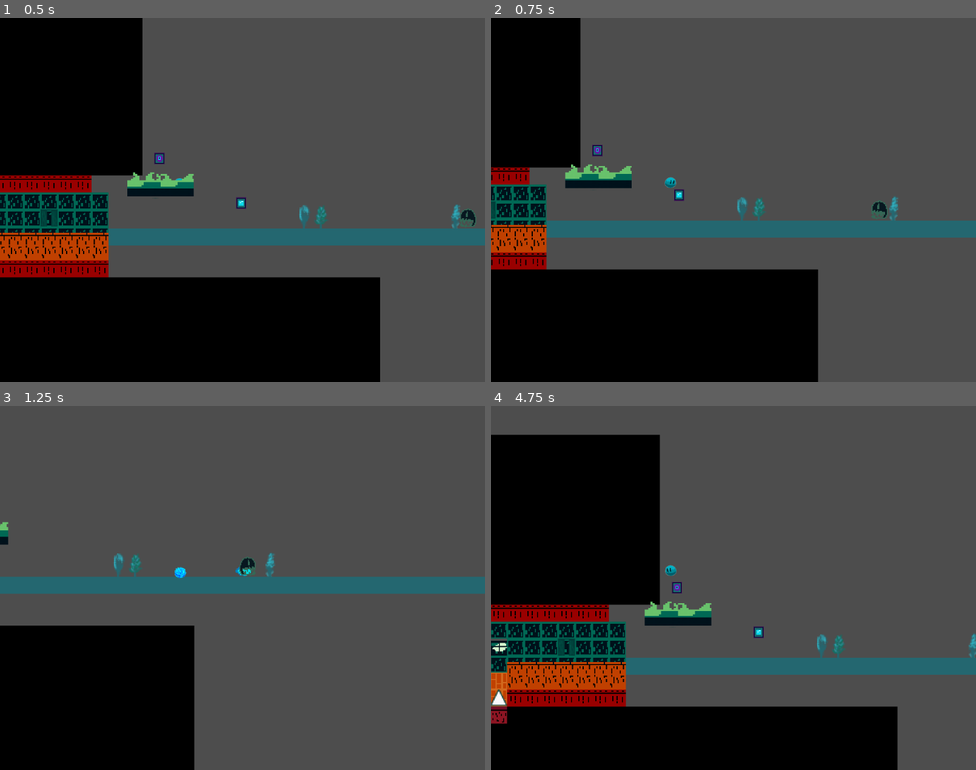
Above: before the commit, frames 1-4 (two rows, left to right).
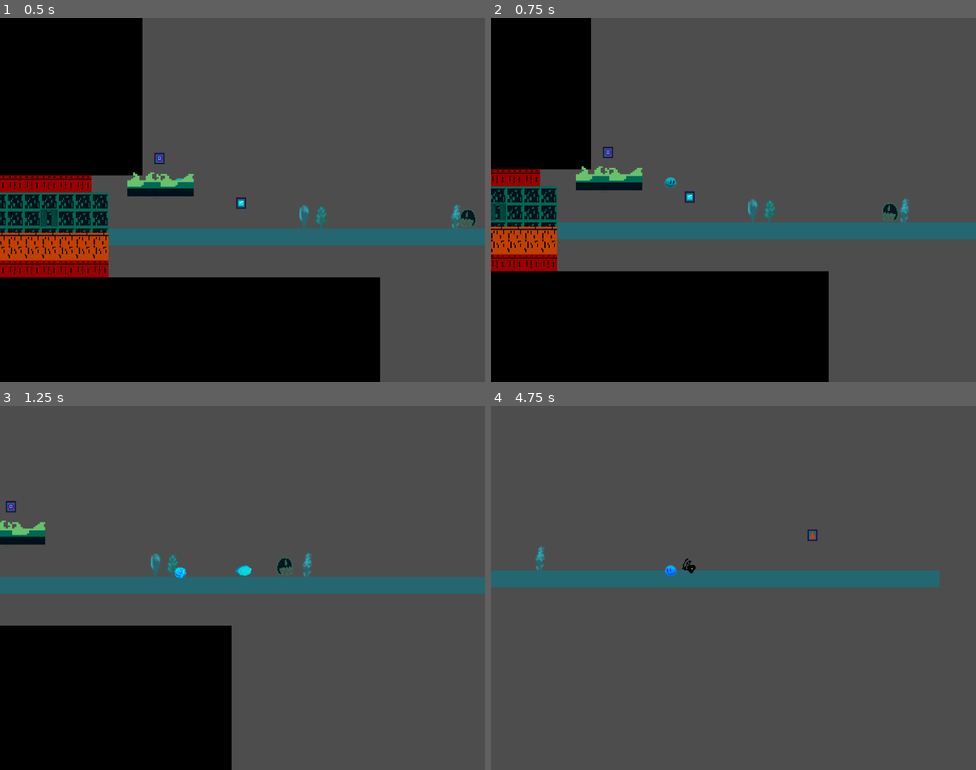
Above: after the commit, the same moments.

Repository: floriancaro/Jame-Gam-June-2024
Game: Godot game, scene res://scenes/main.tscn
Two runs of this game, one before a commit and one after it. Both use one fixed random seed, a clock stepped at 60 frames per second and the inputs below.
Inputs:
- Up to frame 1 (0.5 s): no input
- Up to frame 2 (0.75 s): hold D (move_right) from 0.53 s (still down); hold M (ability) from 0.53 s (still down)
- Up to frame 3 (1.25 s): keep holding D (move_right); keep holding M (ability); tap Space (jump) at 0.77 s
- Up to frame 4 (4.75 s): release M (ability) at 1.28 s; tap M (ability) at 1.35, 2.85, 4.35 s; tap Space (jump) at 1.52, 3.02, 3.77, 4.52 s; release D (move_right) at 2.03 s; hold A (move_left) 2.03-2.78 s; hold M (ability) 2.03-2.78 s; hold D (move_right) 2.78-4.28 s; hold M (ability) 3.53-4.28 s; hold A (move_left) from 4.28 s (still down)

Frame 1 is identical in both runs. In frame 2, 6.7% of the frame differs, in the area x 0-100%, y 0-100%; in frame 3, 4.3%; in frame 4, 46%, in the area x 0-100%, y 7-100%.

Commit message:
quick

Diff:
--- a/scenes/enemies/boss.tscn
+++ b/scenes/enemies/boss.tscn
@@ -115,7 +115,6 @@
 sprite_frames = SubResource("SpriteFrames_bjsfl")
 animation = &"idle"
 autoplay = "idle"
-frame_progress = 0.784943
 
 [node name="ProjectileTimer" type="Timer" parent="."]
 wait_time = 3.0
--- a/scenes/main.tscn
+++ b/scenes/main.tscn
@@ -329,6 +329,8 @@
 [node name="Player" parent="." instance=ExtResource("2_2ciu8")]
 unique_name_in_owner = true
 position = Vector2(-157, -86)
+SPEED = 200.0
+SPEED_DASH = 400.0
 
 [node name="Camera2D" type="Camera2D" parent="Player"]
 position = Vector2(118.571, 17.1429)
